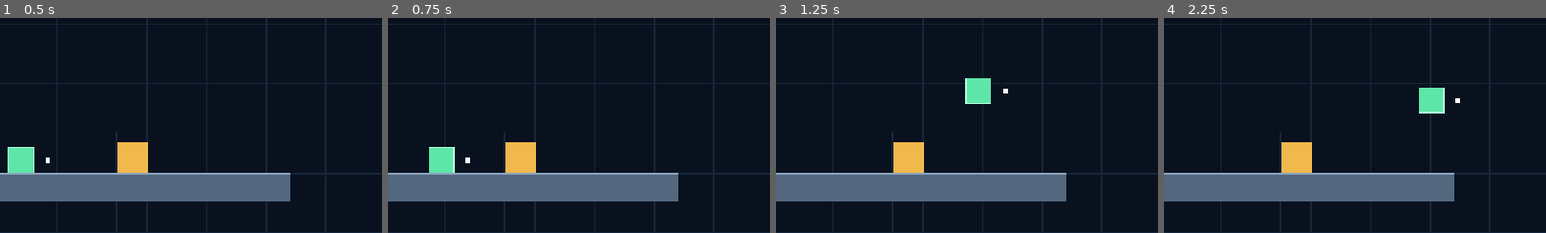
Above: before the commit, frames 1-4 (left to right).
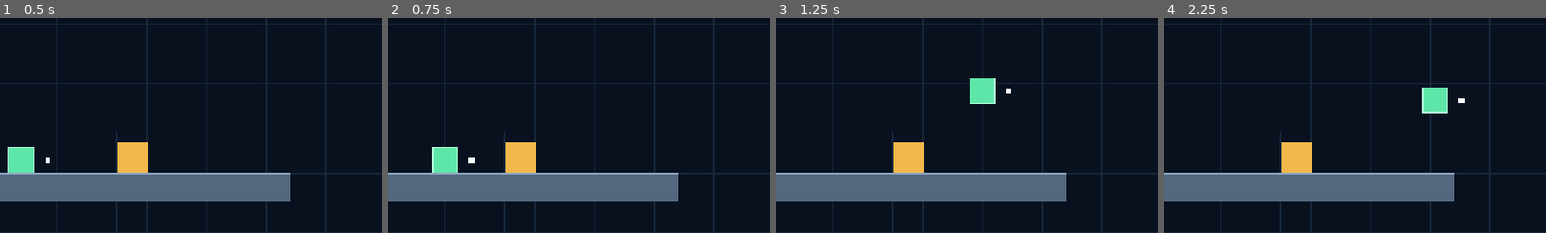
Above: after the commit, the same moments.

Repository: itsMapleLeaf/falling-box
Game: Godot game, scene res://src/main.tscn
Same seed, same stepped clock (60 frames per second), same inputs: the game is played once before the commit and once after it.
Inputs (mouse positions are % of the whole screen's width and height, from its top left):
- Up to frame 1 (0.5 s): no input
- Up to frame 2 (0.75 s): tap Enter at 0.5 s; move the mouse to (72, 45) at 0.52 s; hold Right (move_right) from 0.53 s (still down); hold Shift from 0.53 s (still down); click (72, 45) at 0.67 s
- Up to frame 3 (1.25 s): keep holding Right (move_right); keep holding Shift; tap Z (jump) at 0.77 s
- Up to frame 4 (2.25 s): release Right (move_right) at 1.25 s; release Shift at 1.25 s; drag from (30, 55) to (45, 70) at 1.27 s; tap Space at 2 s; move the mouse to (60, 28) at 2.02 s; hold Right (move_right) from 2.03 s (still down); tap Ctrl at 2.1 s
The pictures show only the part of the screen within x 47-97%, y 36-86%; the shares and areas given below are measured in that part.

Frame 1 is identical in both runs. In frame 2, 0.3% of the frame differs, in the area x 10-23%, y 60-72%; in frame 3, 0.3%; in frame 4, 0.3%.

Commit message:
adjust constant

Diff:
--- a/src/game_config.gd
+++ b/src/game_config.gd
@@ -25,7 +25,7 @@
 const FLYING_BOX_LIFETIME_SECONDS := 3.0
 
 const RUN_SPEED := 500.0
-const ACCELERATION := 3000.0
+const ACCELERATION := 3500.0
 const GRAVITY := 1800.0
 const JUMP_VELOCITY := -650.0
 const MAX_FALL_SPEED := 1200.0
